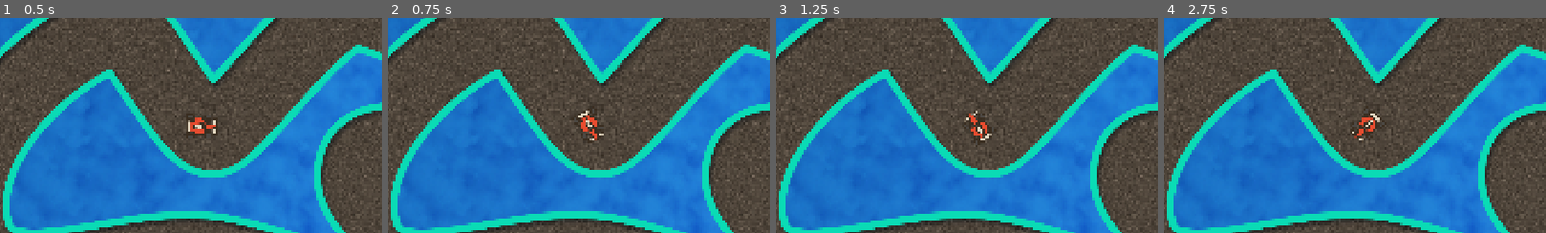
Above: before the commit, frames 1-4 (left to right).
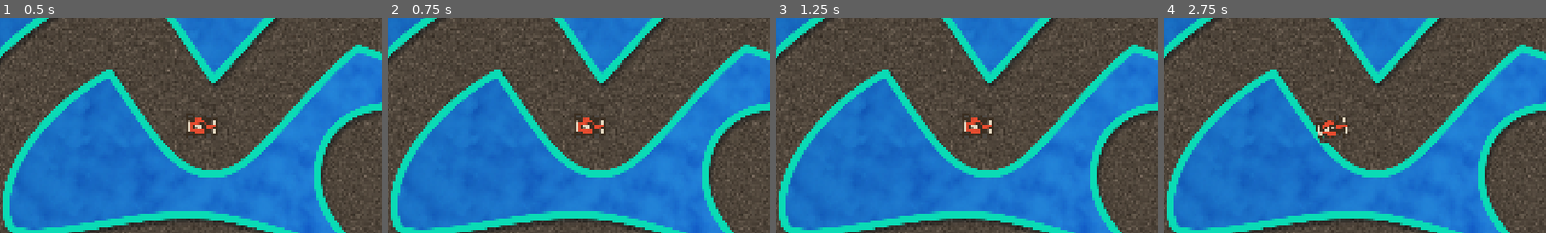
Above: after the commit, the same moments.

Repository: IgnacyO1/SafeServe
Game: Godot game, scene res://scenes/track.tscn
The game is run twice, just before and just after one commit, with the same random seed, the same clock (stepped at 60 frames per second) and the same inputs. This scene is started directly instead of the project's main scene.
Inputs (mouse positions are % of the whole screen's width and height, from its top left):
- Up to frame 1 (0.5 s): no input
- Up to frame 2 (0.75 s): tap Enter at 0.5 s; move the mouse to (72, 45) at 0.52 s; hold Right (ui_right) from 0.53 s (still down); tap E at 0.6 s; click (72, 45) at 0.67 s
- Up to frame 3 (1.25 s): keep holding Right (ui_right)
- Up to frame 4 (2.75 s): move the mouse to (30, 55) at 1.27 s; release Right (ui_right) at 1.28 s; hold Down (ui_down) 1.28-2.03 s; tap E at 1.35, 2.1 s; move the mouse to (60, 28) at 2.02 s; hold Right (ui_right) from 2.03 s (still down)
The pictures show only the part of the screen within x 11-61%, y 15-65%; the shares and areas given below are measured in that part.

Frame 1 is identical in both runs. In frame 2, 0.6% of the frame differs, in the area x 48-57%, y 42-59%; in frame 3, 0.5%; in frame 4, 1.0%, in the area x 39-58%, y 42-59%.

Commit message:
takie ładne sterowanie mi gejmini napisał

Diff:
--- a/scenes/Car/car.gd
+++ b/scenes/Car/car.gd
@@ -1,43 +1,88 @@
 extends Area2D
 
+@export var max_speed: float = 500.0
+@export var acceleration: float = 200.0
+@export var brake_force: float = 400.0
+@export var friction: float = 50.0
 
-@export var max_speed: float = 380.0
-@export var friction: float = 300.0
-@export var acceleration: float = 150.0
-@export var steer_strength: float = 6.0
-@export var min_steer_factor: float = 0.5
+@export var steer_speed: float = 5.0
+@export var steer_limit: float = 0.6
+
+@export var traction_fast: float = 0.2
+@export var traction_slow: float = 0.5
+
+var velocity: Vector2 = Vector2.ZERO
+var steer_angle: float = 0.0
 
 var _throttle: float = 0.0
-var _velocity: float = 0.0
-var _steer: float = 0.0
-# Called when the node enters the scene tree for the first time.
-func _ready() -> void:
-	pass # Replace with function body.
+var _steer_input: float = 0.0
+
+func _process(delta: float) -> void:
+	_throttle = Input.get_axis("ui_down", "ui_up") # przód/tył
+	_steer_input = Input.get_axis("ui_left", "ui_right")
+
+func _physics_process(delta: float) -> void:
+	apply_engine(delta)
+	apply_friction(delta)
+	apply_steering(delta)
+	apply_lateral_friction()
+
+	position += velocity * delta
+
+func apply_engine(delta: float) -> void:
+	var forward = transform.x
+	# Sprawdzamy obecną prędkość wzdłuż osi przód-tył samochodu
+	var forward_speed = velocity.dot(forward)
+
+	if _throttle != 0:
+		# is_braking jest prawdą, jeśli wciskasz gaz w przeciwną stronę niż jedziesz
+		# (abs > 10.0 zapobiega "szarpaniu" przy zera i pozwala płynnie przejść w cofanie)
+		var is_braking = sign(_throttle) != sign(forward_speed) and abs(forward_speed) > 10.0
+
+		if is_braking:
+			# Zbijamy prędkość do zera używając silnego brake_force
+			velocity = velocity.move_toward(Vector2.ZERO, brake_force * delta)
+		else:
+			# Zwykłe przyspieszanie (w przód lub w tył)
+			if _throttle > 0:
+				velocity += forward * acceleration * _throttle * delta
+			elif _throttle < 0:
+				velocity += forward * acceleration * _throttle * 0.6 * delta # słabsze cofanie
 
 
-# Called every frame. 'delta' is the elapsed time since the previous frame.
-func _process(delta: float) -> void:
-	_throttle = Input.get_action_strength("ui_up")
-	_steer = Input.get_axis("ui_left", "ui_right")
+func apply_friction(delta: float) -> void:
+	if _throttle == 0:
+		velocity = velocity.move_toward(Vector2.ZERO, friction * delta)
 
-func _physics_process(delta: float) -> void:
-	apply_throttle(delta)
-	apply_rotation(delta)
-	position += transform.x * _velocity * delta
+	# ograniczenie max prędkości
+	velocity = velocity.limit_length(max_speed)
+func apply_steering(delta: float) -> void:
+	var speed = velocity.length()
 
-func apply_throttle(delta:float) -> void:
-	if _throttle > 0.0:
-		_velocity += acceleration * delta
-	else:
-		_velocity -= friction * delta
-	_velocity = clampf(_velocity, 0.0, max_speed)
+	# brak skrętu gdy prawie stoisz
+	if speed < 5:
+		return
 
-func get_steer_factor() -> float:
-	return clampf(
-		1.0 - pow(_velocity / max_speed, 2.0),
-		min_steer_factor,
-		1.0
-	) * steer_strength
+	# płynny skręt (nie instant)
+	steer_angle = lerp(steer_angle, _steer_input * steer_limit, steer_speed * delta)
 
-func apply_rotation(delta: float):
-	rotate(get_steer_factor()*delta*_steer)
+	# kierunek ruchu (ważne!)
+	var direction = velocity.normalized()
+
+	# cofanie odwraca skręt
+	var forward = transform.x
+	var dot = direction.dot(forward)
+	var steer_dir = 1.0 if dot > 0 else -1.0
+
+	rotation += steer_angle * steer_dir * delta * speed / 100.0
+func apply_lateral_friction() -> void:
+	var forward = transform.x
+	var right = transform.y
+
+	var forward_vel = forward * velocity.dot(forward)
+	var lateral_vel = right * velocity.dot(right)
+
+	var speed = velocity.length()
+	var traction = traction_fast if speed > 200 else traction_slow
+
+	velocity = forward_vel + lateral_vel * clamp(1.0 - traction, 0.0, 0.3)
